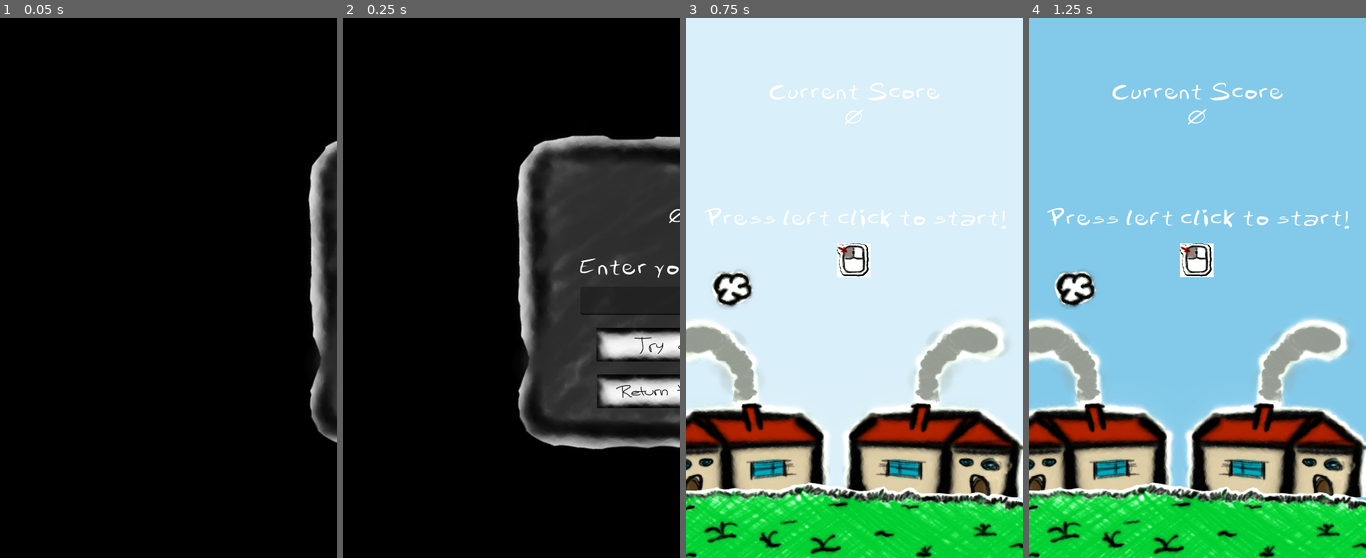
Above: before the commit, frames 1-4 (left to right).
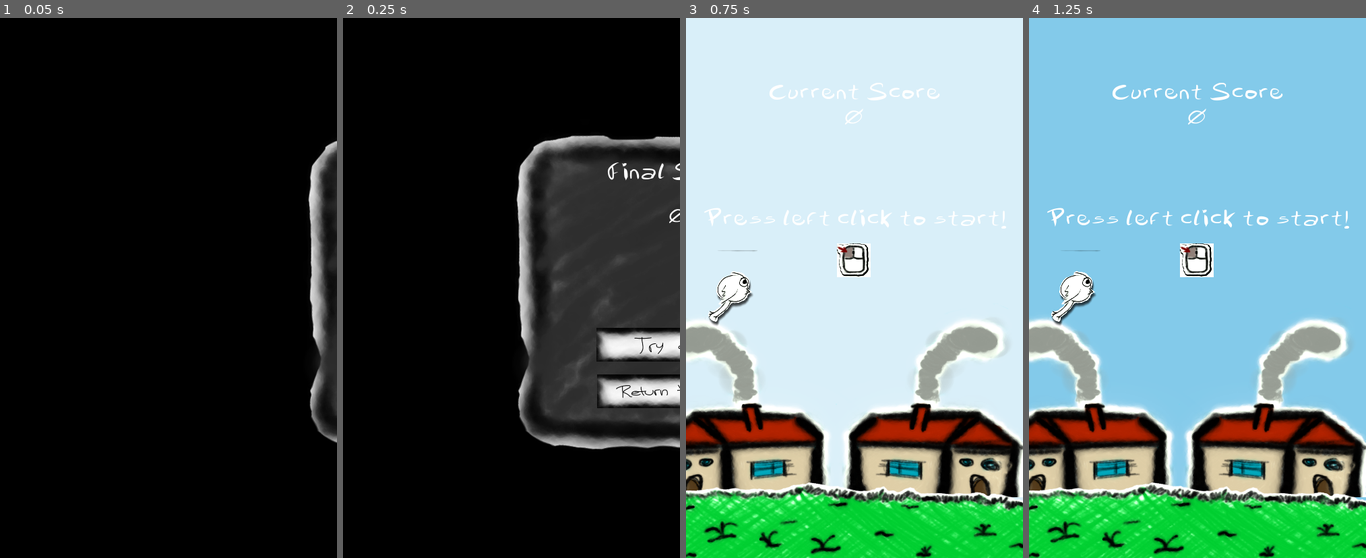
Above: after the commit, the same moments.

Repository: sosafacun/Bird-That-Flaps
Game: Godot game, scene res://scenes/utils/end_screen.tscn
Two runs of this game, one before a commit and one after it. Both use one fixed random seed, a clock stepped at 60 frames per second and the inputs below. This scene is started directly instead of the project's main scene. Sound files missing from this copy of the repository are replaced by a short silence.
Inputs (mouse positions are in pixels of both pictures, inside the frame that each line leads up to):
- Up to frame 1 (0.05 s): no input
- Up to frame 2 (0.25 s): no input
- Up to frame 3 (0.75 s): click (854, 342) at 0.5 s
- Up to frame 4 (1.25 s): no input

Frame 1 is identical in both runs. In frame 2, 0.5% of the frame differs, in the area x 70-100%, y 26-55%; in frame 3, 0.7%; in frame 4, 0.7%, in the area x 6-22%, y 43-57%.

Commit message:
2 main changes
- The scores are saved
- The end screen can save scores with name
- There's a new player

Diff:
--- a/globals/globals.gd
+++ b/globals/globals.gd
@@ -3,3 +3,8 @@
 var is_game_active: bool = false
 var has_leveled_up: bool = true
 var score: int = 0
+
+var save_data: SaveData
+
+func _ready():
+	save_data = SaveData.load_or_create()
--- a/project.godot
+++ b/project.godot
@@ -11,7 +11,7 @@
 [application]
 
 config/name="Bird That Flaps"
-run/main_scene="res://scenes/ui/main_menu.tscn"
+run/main_scene="res://scenes/ui/main_menu/main_menu.tscn"
 config/features=PackedStringArray("4.2", "Forward Plus")
 config/icon="res://icon.svg"
 
--- a/scenes/Parallax/game.tscn
+++ b/scenes/Parallax/game.tscn
@@ -3,7 +3,7 @@
 [ext_resource type="Script" path="res://scenes/Parallax/game.gd" id="1_g7l5y"]
 [ext_resource type="PackedScene" uid="uid://b5hc3hxgcqcpp" path="res://scenes/player/player.tscn" id="2_7ttje"]
 [ext_resource type="Theme" uid="uid://54com4xaym22" path="res://resources/fonts/theme.tres" id="3_28wok"]
-[ext_resource type="Texture2D" uid="uid://dm1gpye3281mk" path="res://scenes/ui/mouse-click.png" id="3_fltnf"]
+[ext_resource type="Texture2D" uid="uid://dm1gpye3281mk" path="res://scenes/ui/main_menu/mouse-click.png" id="3_fltnf"]
 [ext_resource type="Script" path="res://scenes/Parallax/ParallaxBG.gd" id="4_0lrqi"]
 [ext_resource type="PackedScene" uid="uid://ydnlysjr5q0s" path="res://scenes/objects/grass/grass.tscn" id="4_b2ge7"]
 [ext_resource type="Texture2D" uid="uid://ryk6am7ot26g" path="res://scenes/Parallax/houses.png" id="5_w416y"]
--- a/scenes/player/player.gd
+++ b/scenes/player/player.gd
@@ -13,6 +13,9 @@
 func jump() -> void:
 	set_linear_velocity(Vector2(0,0))
 	linear_velocity.y += jump_strength
+	$AnimationPlayer.play("flap")
 
 func disable_collision() -> void:
+	$PlayerSprite.visible = false
+	$"Bird-dead".visible = true
 	$PlayerCollision.set_deferred("disabled", true)
--- a/scenes/player/player.tscn
+++ b/scenes/player/player.tscn
@@ -1,7 +1,70 @@
-[gd_scene load_steps=4 format=3 uid="uid://b5hc3hxgcqcpp"]
+[gd_scene load_steps=9 format=3 uid="uid://b5hc3hxgcqcpp"]
 
 [ext_resource type="Script" path="res://scenes/player/player.gd" id="1_v5nmj"]
-[ext_resource type="Texture2D" uid="uid://dea5okwsd1x2p" path="res://scenes/objects/clouds/cloud1.png" id="2_vk0lq"]
+[ext_resource type="Texture2D" uid="uid://dj2gd1gvpa5ab" path="res://scenes/player/winged-bird.png" id="2_pfx1v"]
+[ext_resource type="Texture2D" uid="uid://cfgbitk4uqrit" path="res://scenes/player/winged-bird-up.png" id="3_flyr3"]
+[ext_resource type="Texture2D" uid="uid://clpl5khlguun6" path="res://scenes/player/bird-dead.png" id="4_8wk3r"]
+
+[sub_resource type="Animation" id="Animation_0mf26"]
+resource_name = "flap"
+length = 0.4
+tracks/0/type = "value"
+tracks/0/imported = false
+tracks/0/enabled = true
+tracks/0/path = NodePath("PlayerSprite:visible")
+tracks/0/interp = 1
+tracks/0/loop_wrap = true
+tracks/0/keys = {
+"times": PackedFloat32Array(0, 0.1, 0.2, 0.3, 0.4),
+"transitions": PackedFloat32Array(1, 1, 1, 1, 1),
+"update": 1,
+"values": [true, false, true, false, true]
+}
+tracks/1/type = "value"
+tracks/1/imported = false
+tracks/1/enabled = true
+tracks/1/path = NodePath("Winged-bird-up:visible")
+tracks/1/interp = 1
+tracks/1/loop_wrap = true
+tracks/1/keys = {
+"times": PackedFloat32Array(0, 0.1, 0.2, 0.3, 0.4),
+"transitions": PackedFloat32Array(1, 1, 1, 1, 1),
+"update": 1,
+"values": [false, true, false, true, false]
+}
+
+[sub_resource type="Animation" id="Animation_lnkg2"]
+length = 0.001
+tracks/0/type = "value"
+tracks/0/imported = false
+tracks/0/enabled = true
+tracks/0/path = NodePath("PlayerSprite:visible")
+tracks/0/interp = 1
+tracks/0/loop_wrap = true
+tracks/0/keys = {
+"times": PackedFloat32Array(0),
+"transitions": PackedFloat32Array(1),
+"update": 1,
+"values": [true]
+}
+tracks/1/type = "value"
+tracks/1/imported = false
+tracks/1/enabled = true
+tracks/1/path = NodePath("Winged-bird-up:visible")
+tracks/1/interp = 1
+tracks/1/loop_wrap = true
+tracks/1/keys = {
+"times": PackedFloat32Array(0),
+"transitions": PackedFloat32Array(1),
+"update": 1,
+"values": [false]
+}
+
+[sub_resource type="AnimationLibrary" id="AnimationLibrary_awf77"]
+_data = {
+"RESET": SubResource("Animation_lnkg2"),
+"flap": SubResource("Animation_0mf26")
+}
 
 [sub_resource type="CircleShape2D" id="CircleShape2D_ahtxx"]
 radius = 23.0868
@@ -12,9 +75,29 @@
 script = ExtResource("1_v5nmj")
 
 [node name="PlayerSprite" type="Sprite2D" parent="."]
-position = Vector2(2.25, 0)
-scale = Vector2(0.278333, 0.33)
-texture = ExtResource("2_vk0lq")
+position = Vector2(-3, 7)
+scale = Vector2(0.155542, 0.250156)
+texture = ExtResource("2_pfx1v")
+metadata/_edit_lock_ = true
+
+[node name="Winged-bird-up" type="Sprite2D" parent="."]
+visible = false
+position = Vector2(-3, 7)
+scale = Vector2(0.156, 0.25)
+texture = ExtResource("3_flyr3")
+
+[node name="Bird-dead" type="Sprite2D" parent="."]
+visible = false
+position = Vector2(4, 16)
+scale = Vector2(0.198, 0.27825)
+texture = ExtResource("4_8wk3r")
+
+[node name="AnimationPlayer" type="AnimationPlayer" parent="."]
+libraries = {
+"": SubResource("AnimationLibrary_awf77")
+}
 
 [node name="PlayerCollision" type="CollisionShape2D" parent="."]
+scale = Vector2(1, 1)
 shape = SubResource("CircleShape2D_ahtxx")
+metadata/_edit_lock_ = true
--- a/scenes/ui/main_menu.gd
+++ b/scenes/ui/main_menu/main_menu.gd
@@ -2,6 +2,8 @@
 
 func _ready():
 	SFX.play_bgm()
+	$Label2.text = Globals.save_data.top_player
+	$Label.text = str(Globals.save_data.top_score)
 
 func _on_start_game_pressed():
 	get_tree().change_scene_to_file("res://scenes/Parallax/game.tscn")
--- a/scenes/ui/main_menu.tscn
+++ b/scenes/ui/main_menu/main_menu.tscn
@@ -2,7 +2,7 @@
 
 [ext_resource type="Texture2D" uid="uid://nytkxk3pv8o" path="res://scenes/ui/Buttons/start_game_buttons/startGame-default.png" id="1_cxp8j"]
 [ext_resource type="Theme" uid="uid://54com4xaym22" path="res://resources/fonts/theme.tres" id="1_vg8iv"]
-[ext_resource type="Script" path="res://scenes/ui/main_menu.gd" id="2_8jlij"]
+[ext_resource type="Script" path="res://scenes/ui/main_menu/main_menu.gd" id="2_8jlij"]
 [ext_resource type="Texture2D" uid="uid://djvi3ihetpddx" path="res://scenes/ui/Buttons/start_game_buttons/startGame-pressed.png" id="2_j82va"]
 [ext_resource type="Texture2D" uid="uid://cwboatwjlusg0" path="res://scenes/ui/Buttons/start_game_buttons/startGame-hover.png" id="3_dr0io"]
 [ext_resource type="Texture2D" uid="uid://cuihwij74h3rb" path="res://scenes/ui/Buttons/high_score_buttons/hscores-default.png" id="4_kebhv"]
@@ -34,6 +34,8 @@
 offset_bottom = -6.10352e-05
 grow_horizontal = 2
 grow_vertical = 2
+metadata/_edit_lock_ = true
+metadata/_edit_group_ = true
 
 [node name="StartGame" type="TextureButton" parent="Options"]
 layout_mode = 2
@@ -53,4 +55,16 @@
 texture_pressed = ExtResource("8_3qwwo")
 texture_hover = ExtResource("9_tpwuy")
 
+[node name="Label" type="Label" parent="."]
+layout_mode = 0
+offset_left = 383.0
+offset_right = 499.0
+offset_bottom = 115.0
+
+[node name="Label2" type="Label" parent="."]
+layout_mode = 0
+offset_left = 6.0
+offset_right = 281.0
+offset_bottom = 115.0
+
 [connection signal="pressed" from="Options/StartGame" to="." method="_on_start_game_pressed"]
--- a/scenes/utils/end_screen.tscn
+++ b/scenes/utils/end_screen.tscn
@@ -15,7 +15,7 @@
 tracks/0/type = "value"
 tracks/0/imported = false
 tracks/0/enabled = true
-tracks/0/path = NodePath("End-screen/CurrentStats/Highscore:scale")
+tracks/0/path = NodePath("End-screen/CurrentStats/HighScoreMenu/Highscore:scale")
 tracks/0/interp = 1
 tracks/0/loop_wrap = true
 tracks/0/keys = {
@@ -30,7 +30,7 @@
 tracks/0/type = "value"
 tracks/0/imported = false
 tracks/0/enabled = true
-tracks/0/path = NodePath("End-screen/CurrentStats/Highscore:scale")
+tracks/0/path = NodePath("End-screen/CurrentStats/HighScoreMenu/Highscore:scale")
 tracks/0/interp = 1
 tracks/0/loop_wrap = true
 tracks/0/keys = {
@@ -69,18 +69,23 @@
 offset_bottom = -250.0
 theme = ExtResource("3_ety3j")
 
-[node name="Highscore" type="Label" parent="End-screen/CurrentStats"]
+[node name="HighScoreMenu" type="Control" parent="End-screen/CurrentStats"]
 visible = false
+anchors_preset = 0
+offset_right = 40.0
+offset_bottom = 40.0
+
+[node name="Highscore" type="Label" parent="End-screen/CurrentStats/HighScoreMenu"]
 layout_mode = 1
 anchors_preset = 8
 anchor_left = 0.5
 anchor_top = 0.5
 anchor_right = 0.5
 anchor_bottom = 0.5
-offset_left = 14.0
-offset_top = -297.0
-offset_right = 240.0
-offset_bottom = -254.0
+offset_left = 203.0
+offset_top = -121.0
+offset_right = 429.0
+offset_bottom = -78.0
 grow_horizontal = 2
 grow_vertical = 2
 rotation = 0.453533
@@ -90,34 +95,59 @@
 text = "Highscore!"
 horizontal_alignment = 1
 
-[node name="Name" type="Label" parent="End-screen/CurrentStats"]
+[node name="Name" type="Label" parent="End-screen/CurrentStats/HighScoreMenu"]
 layout_mode = 1
 anchors_preset = 8
 anchor_left = 0.5
 anchor_top = 0.5
 anchor_right = 0.5
 anchor_bottom = 0.5
-offset_left = -204.0
-offset_top = -54.0
-offset_right = 194.0
-offset_bottom = -20.0
+offset_left = -15.0
+offset_top = 122.0
+offset_right = 383.0
+offset_bottom = 156.0
 grow_horizontal = 2
 grow_vertical = 2
 text = "Enter your name"
 horizontal_alignment = 1
 
-[node name="NameInput" type="LineEdit" parent="End-screen/CurrentStats"]
-layout_mode = 1
-anchors_preset = -1
-anchor_left = 0.151
+[node name="SaveScore" type="LineEdit" parent="End-screen/CurrentStats/HighScoreMenu"]
+layout_mode = 1
+anchors_preset = -1
+anchor_left = 0.03
 anchor_top = 0.474
-anchor_right = 0.833
-anchor_bottom = 0.582
-offset_left = -0.118004
-offset_top = 0.191986
-offset_right = -0.194031
-offset_bottom = -0.144012
+anchor_right = 0.711
+anchor_bottom = 0.584
+offset_left = 59.8
+offset_top = 167.04
+offset_right = 272.56
+offset_bottom = 204.64
 alignment = 1
+
+[node name="Button" type="Button" parent="End-screen/CurrentStats/HighScoreMenu"]
+layout_mode = 1
+anchors_preset = -1
+anchor_left = 0.782
+anchor_top = 0.482
+anchor_right = 0.945
+anchor_bottom = 0.579
+offset_left = 295.72
+offset_top = 169.72
+offset_right = 345.2
+offset_bottom = 203.84
+theme_override_font_sizes/font_size = 15
+text = "Save
+Score"
+
+[node name="Label" type="Label" parent="End-screen/CurrentStats"]
+layout_mode = 1
+anchors_preset = -1
+anchor_right = 0.986
+anchor_bottom = 0.13
+offset_right = -0.14801
+offset_bottom = 0.0399971
+text = "Final Score"
+horizontal_alignment = 1
 
 [node name="Score" type="Label" parent="End-screen/CurrentStats"]
 layout_mode = 1
@@ -180,5 +210,6 @@
 "": SubResource("AnimationLibrary_cimsm")
 }
 
+[connection signal="pressed" from="End-screen/CurrentStats/HighScoreMenu/Button" to="." method="_on_button_pressed"]
 [connection signal="pressed" from="End-screen/CurrentStats/Restart" to="." method="_on_restart_pressed"]
 [connection signal="pressed" from="End-screen/CurrentStats/MainMenu" to="." method="_on_main_menu_pressed"]
--- /dev/null
+++ b/scenes/utils/highscores/HighScores.gd
@@ -0,0 +1,25 @@
+extends Resource
+
+class_name SaveData
+
+@export var top_score: int
+@export var top_player: String
+
+const SAVE_PATH: String = "user://BirdThatFlaps.tres"
+
+func save_scores():
+	ResourceSaver.save(self, SAVE_PATH)
+
+
+static func load_or_create() -> SaveData:
+	print('load or create')
+	var resource: SaveData
+
+	if(FileAccess.file_exists(SAVE_PATH)):
+		print('file loaded')
+		resource = load(SAVE_PATH) as SaveData
+	else:
+		print('file created')
+		resource = SaveData.new()
+
+	return resource
--- a/scenes/utils/transition.gd
+++ b/scenes/utils/transition.gd
@@ -5,9 +5,10 @@
 	tween.tween_property($"End-screen", "position", Vector2(250, 400), 0.5)
 	$"End-screen/CurrentStats".visible = true
 	$"End-screen/CurrentStats/Score".text = str(Globals.score)
+	check_high_score()
 
 func _process(_delta):
-	if($"End-screen/CurrentStats/Highscore".visible == true):
+	if($"End-screen/CurrentStats/HighScoreMenu".visible == true):
 		$AnimationPlayer.play("HighScore")
 
 
@@ -18,9 +19,19 @@
 
 func _on_main_menu_pressed():
 	reset_status()
-	get_tree().change_scene_to_file("res://scenes/ui/main_menu.tscn")
+	get_tree().change_scene_to_file("res://scenes/ui/main_menu/main_menu.tscn")
+
+func check_high_score():
+	if(Globals.score > Globals.save_data.top_score):
+		$"End-screen/CurrentStats/HighScoreMenu".visible = true
 
 func reset_status() -> void:
 	SFX.restart_bgm()
 	Globals.is_game_active = false
 	Globals.score = 0
+
+
+func _on_button_pressed():
+		Globals.save_data.top_score = Globals.score
+		Globals.save_data.top_player = $"End-screen/CurrentStats/HighScoreMenu/SaveScore".text
+		Globals.save_data.save_scores()
Binary file added: scenes/player/bird-dead.png
Not shown, added: scenes/player/bird-dead.png.import
Binary file added: scenes/player/winged-bird-up.png
Not shown, added: scenes/player/winged-bird-up.png.import
Binary file added: scenes/player/winged-bird.png
Not shown, changed: scenes/player/winged-bird.png.import
Renamed: scenes/ui/mouse-click.png -> scenes/ui/main_menu/mouse-click.png
Not shown, added: scenes/ui/main_menu/mouse-click.png.import
Not shown, added: scenes/utils/highscores/high.scores
